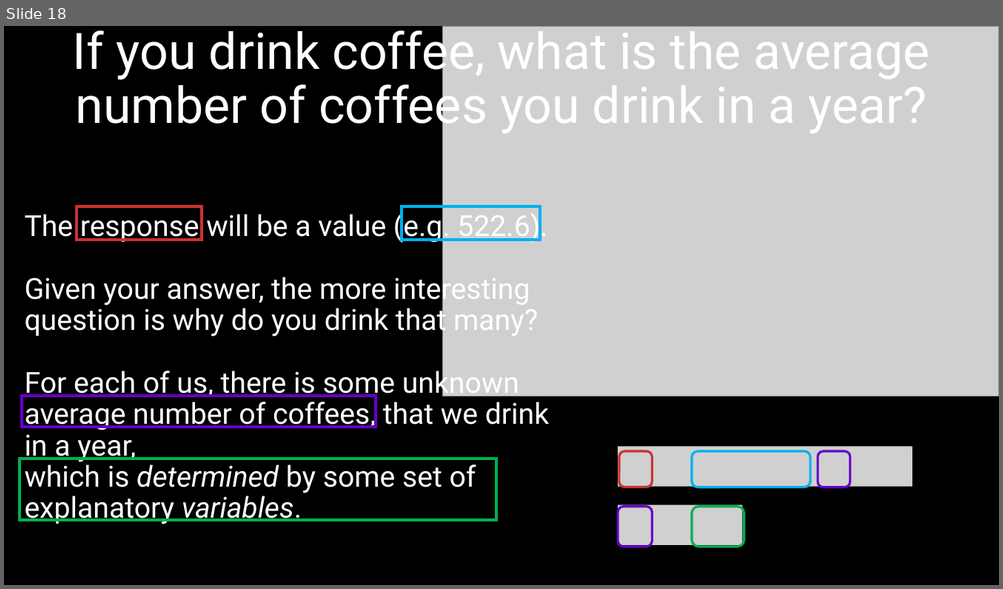
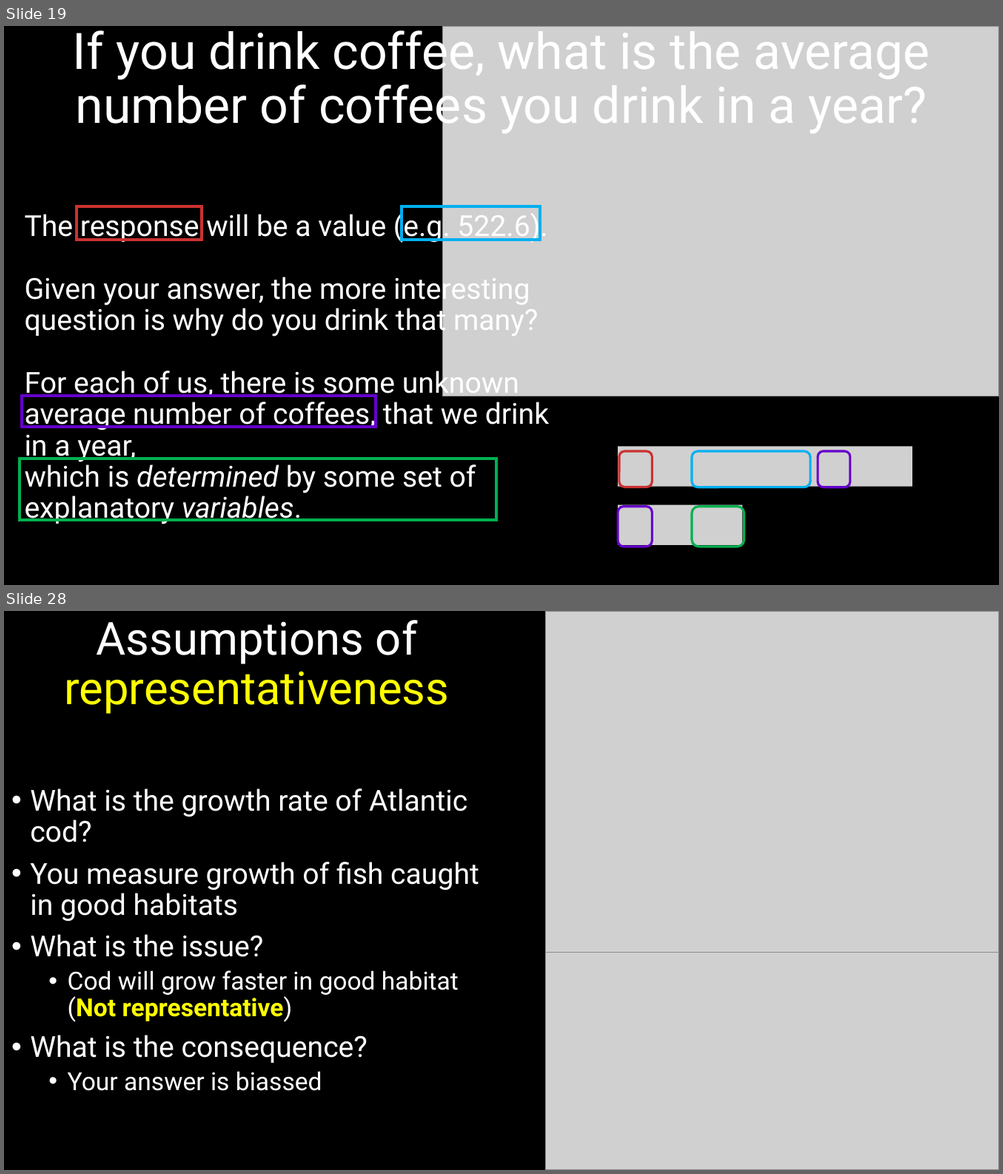
Before and after one commit to DeonRoos/stats-for-biologists, a slide deck: Lectures/BI3010 Lecture 1.5 Introduction to linear models.pptx. Shown one above the other, each under a label of ours: slide 18 before the commit, slides 19 and 28 after it; the slides between them are not shown. The pictures are 1003x589 and 1003x1174 pixels, drawn with LibreOffice and Linux fonts; fonts in the diff are those of the drawing; grey boxes stand for pictures. Boxes give left, top, right and bottom in pixels: in the first picture for what was removed or moved away, otherwise in the second. Text is boxed around its words. In the diff, an @@ line names an element or a change of style, - is before the commit and + after.

```diff
--- a/Lectures/BI3010 Lecture 1.5 Introduction to linear models.pptx
+++ b/Lectures/BI3010 Lecture 1.5 Introduction to linear models.pptx
@@ slide 28 added at box(4, 611, 999, 1170), background #000000 @@
@@ title added at box(64, 620, 449, 714), 44 pt, text #FFFF00 @@
+Assumptions of representativeness
@@ picture added at box(546, 611, 999, 953) @@
@@ text added at box(30, 789, 479, 1091), 28 pt, text #FFFFFF @@
+• What is the growth rate of Atlantic cod?
+• You measure growth of fish caught in good habitats
+• What is the issue?
+  • Cod will grow faster in good habitat (Not representative)
+• What is the consequence?
+  • Your answer is biassed
@@ picture added at box(545, 953, 999, 1170) @@
@@ what was slide 18 is now slide 19 @@
```
Also in this commit, not shown: 3 slides changed, 16 other slides added, 3 slides removed, 16 other files.
